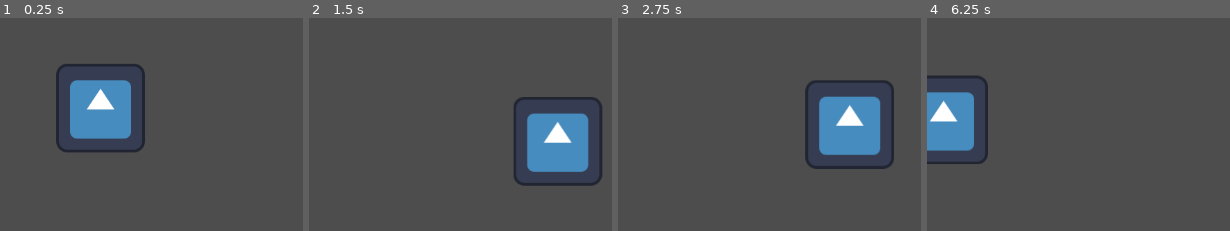
Above: before the commit, frames 1-4 (left to right).
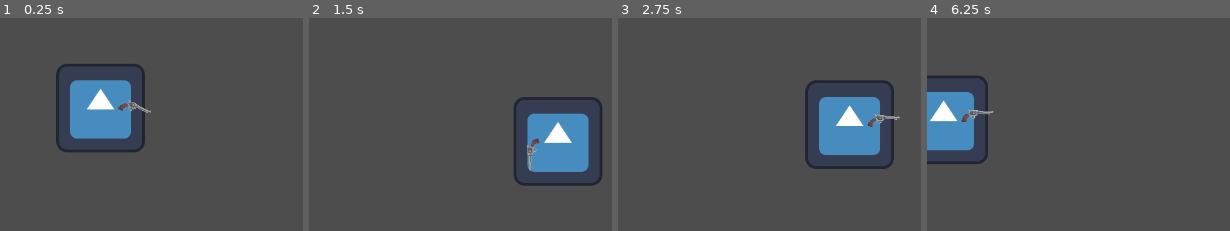
Above: after the commit, the same moments.

Repository: TBrush123/cooking-game
Game: Godot game, scene res://Test/node.tscn
Two runs of this game, one before a commit and one after it. Both use one fixed random seed, a clock stepped at 60 frames per second and the inputs below. Before the commit the project has no main scene; this scene is started directly in both runs. The engine's default icon, where the game draws it, is replaced by a stand-in: a white triangle on a blue panel in a dark square.
Inputs (mouse positions are in pixels of both pictures, inside the frame that each line leads up to):
- Up to frame 1 (0.25 s): no input
- Up to frame 2 (1.5 s): tap Enter at 0.5 s; move the mouse to (outside the picture) at 0.52 s; hold D (Right) 0.53-1.28 s; move the mouse to (outside the picture) at 1.27 s; hold S (Down) from 1.28 s (still down)
- Up to frame 3 (2.75 s): move the mouse to (outside the picture) at 2.02 s; release S (Down) at 2.03 s; hold D (Right) from 2.03 s (still down)
- Up to frame 4 (6.25 s): move the mouse to (outside the picture) at 2.77 s; release D (Right) at 2.78 s; hold W (Up) 2.78-3.53 s; move the mouse to (outside the picture) at 3.52 s; hold A (Left) 3.53-5.03 s; tap Space at 4.25, 5.75 s; move the mouse to (1087, 175) at 4.27 s; tap Enter at 5 s; move the mouse to (outside the picture) at 5.02 s; hold S (Down) 5.03-5.78 s; move the mouse to (1205, 130) at 5.77 s; hold D (Right) from 5.78 s (still down)

The runs differ from the first frame. In frame 1, 0.2% of the frame differs, in the area x 38-50%, y 38-45%; in frame 2, 0.3%; in frame 3, 0.4%; in frame 4, 0.4%, in the area x 0-23%, y 34-63%.

Commit message:
Made the gun rotation

Diff:
--- a/Player/player.gd
+++ b/Player/player.gd
@@ -1,7 +1,4 @@
-extends CharacterBody2D
-
-var speed: float = 300.0
-var knockback: Vector2 = Vector2.ZERO
+extends entity
 
 func take_input() -> Vector2:
 	var direction = Vector2.ZERO
@@ -20,7 +17,7 @@
 func _process(_delta: float) -> void:
 	var direction = take_input()
 
-	velocity = direction * speed + knockback
-	knockback = lerp(knockback, Vector2.ZERO, 0.1)
+	self.velocity = direction * speed + knockback
+	self.knockback = lerp(knockback, Vector2.ZERO, 0.1)
 
 	move_and_slide()
--- a/Player/player.tscn
+++ b/Player/player.tscn
@@ -1,7 +1,8 @@
-[gd_scene load_steps=4 format=3 uid="uid://dqu40ll7fjkb3"]
+[gd_scene load_steps=5 format=3 uid="uid://dqu40ll7fjkb3"]
 
 [ext_resource type="Script" uid="uid://bm7dc0jag5tgv" path="res://Player/player.gd" id="1_4ntmi"]
 [ext_resource type="Texture2D" uid="uid://doecmd43424q4" path="res://icon.svg" id="1_l8h54"]
+[ext_resource type="PackedScene" uid="uid://ba2c5qtwdgnbw" path="res://Weapons/weapon.tscn" id="3_btcbx"]
 
 [sub_resource type="RectangleShape2D" id="RectangleShape2D_4ntmi"]
 size = Vector2(130, 132)
@@ -14,3 +15,5 @@
 
 [node name="CollisionShape2D" type="CollisionShape2D" parent="."]
 shape = SubResource("RectangleShape2D_4ntmi")
+
+[node name="Weapon" parent="." instance=ExtResource("3_btcbx")]
--- /dev/null
+++ b/Scripts/entity.gd
@@ -0,0 +1,12 @@
+extends CharacterBody2D
+class_name entity
+
+var health: float = 100.0
+var speed: float = 300.0
+var attack: float = 7.0
+var knockback: Vector2 = Vector2.ZERO
+
+func take_damage(amount):
+    health -= amount
+    if health <= 0:
+        print("%s is kinda dead" % self.name)
--- a/Test/area_2d.gd
+++ b/Test/area_2d.gd
@@ -1,8 +1,11 @@
 extends Area2D
 
 var knockback_strength: float = 1000.0
+var attack: float = 12
 
 func _on_body_entered(body:Node2D) -> void:
     if body.name == "Player":
         var direction = global_position.direction_to(body.global_position)
         body.knockback = direction * knockback_strength
+        body.take_damage(attack)
+        print(body.health)
--- /dev/null
+++ b/Weapons/weapon.gd
@@ -0,0 +1,23 @@
+extends Node2D
+@onready var weapon_sprite: AnimatedSprite2D = $WeaponPivot/WeaponSprite
+@onready var weapon_pivot: Node2D = $WeaponPivot
+
+var offset_amount: float = 30.0
+var offset: float = 30.0
+
+var player: CharacterBody2D
+
+func _ready() -> void:
+	player = get_parent()
+
+func _process(_delta: float):
+	var mouse_pos = get_global_mouse_position()
+	look_at(mouse_pos)
+
+	if mouse_pos.x < player.global_position.x:
+		scale.y = -1
+		offset = -offset_amount
+	else:
+		scale.y = +1
+		offset = +offset_amount
+	position.x = offset
--- /dev/null
+++ b/Weapons/weapon.tscn
@@ -0,0 +1,95 @@
+[gd_scene load_steps=14 format=3 uid="uid://ba2c5qtwdgnbw"]
+
+[ext_resource type="Script" uid="uid://7lccraj1n61a" path="res://Weapons/weapon.gd" id="1_0jw1c"]
+[ext_resource type="Texture2D" uid="uid://y7ib501st75n" path="res://Weapons/Assets/[SHOOT WITH MUZZLE FLASH] Revolver - Colt 45.png" id="1_rphr7"]
+
+[sub_resource type="AtlasTexture" id="AtlasTexture_0jw1c"]
+atlas = ExtResource("1_rphr7")
+region = Rect2(0, 0, 64, 32)
+
+[sub_resource type="AtlasTexture" id="AtlasTexture_2ue5o"]
+atlas = ExtResource("1_rphr7")
+region = Rect2(64, 0, 64, 32)
+
+[sub_resource type="AtlasTexture" id="AtlasTexture_g6cf3"]
+atlas = ExtResource("1_rphr7")
+region = Rect2(128, 0, 64, 32)
+
+[sub_resource type="AtlasTexture" id="AtlasTexture_iakxr"]
+atlas = ExtResource("1_rphr7")
+region = Rect2(192, 0, 64, 32)
+
+[sub_resource type="AtlasTexture" id="AtlasTexture_qm7ci"]
+atlas = ExtResource("1_rphr7")
+region = Rect2(256, 0, 64, 32)
+
+[sub_resource type="AtlasTexture" id="AtlasTexture_2rxqg"]
+atlas = ExtResource("1_rphr7")
+region = Rect2(320, 0, 64, 32)
+
+[sub_resource type="AtlasTexture" id="AtlasTexture_oa34q"]
+atlas = ExtResource("1_rphr7")
+region = Rect2(384, 0, 64, 32)
+
+[sub_resource type="AtlasTexture" id="AtlasTexture_dp8ke"]
+atlas = ExtResource("1_rphr7")
+region = Rect2(448, 0, 64, 32)
+
+[sub_resource type="AtlasTexture" id="AtlasTexture_8fpg8"]
+atlas = ExtResource("1_rphr7")
+region = Rect2(512, 0, 64, 32)
+
+[sub_resource type="AtlasTexture" id="AtlasTexture_ys5cw"]
+atlas = ExtResource("1_rphr7")
+region = Rect2(576, 0, 64, 32)
+
+[sub_resource type="SpriteFrames" id="SpriteFrames_f62qm"]
+animations = [{
+"frames": [{
+"duration": 1.0,
+"texture": SubResource("AtlasTexture_0jw1c")
+}, {
+"duration": 1.0,
+"texture": SubResource("AtlasTexture_2ue5o")
+}, {
+"duration": 1.0,
+"texture": SubResource("AtlasTexture_g6cf3")
+}, {
+"duration": 1.0,
+"texture": SubResource("AtlasTexture_iakxr")
+}, {
+"duration": 1.0,
+"texture": SubResource("AtlasTexture_qm7ci")
+}, {
+"duration": 1.0,
+"texture": SubResource("AtlasTexture_2rxqg")
+}, {
+"duration": 1.0,
+"texture": SubResource("AtlasTexture_oa34q")
+}, {
+"duration": 1.0,
+"texture": SubResource("AtlasTexture_dp8ke")
+}, {
+"duration": 1.0,
+"texture": SubResource("AtlasTexture_8fpg8")
+}, {
+"duration": 1.0,
+"texture": SubResource("AtlasTexture_ys5cw")
+}],
+"loop": false,
+"name": &"default",
+"speed": 24.0
+}]
+
+[node name="Weapon" type="Node2D"]
+script = ExtResource("1_0jw1c")
+
+[node name="WeaponPivot" type="Node2D" parent="."]
+position = Vector2(26, -10)
+
+[node name="WeaponSprite" type="AnimatedSprite2D" parent="WeaponPivot"]
+position = Vector2(-26, 11)
+sprite_frames = SubResource("SpriteFrames_f62qm")
+frame = 9
+frame_progress = 1.0
+offset = Vector2(26, -11)
--- a/project.godot
+++ b/project.godot
@@ -10,7 +10,8 @@
 
 [application]
 
-config/name="Cooking with Aiym"
+config/name="Cooking Game"
+run/main_scene="uid://cjmo31kiys2bq"
 config/features=PackedStringArray("4.4", "Forward Plus")
 config/icon="res://icon.svg"
 
@@ -42,3 +43,7 @@
 "events": [Object(InputEventKey,"resource_local_to_scene":false,"resource_name":"","device":-1,"window_id":0,"alt_press …(192 unchanged characters)…
 ]
 }
+
+[rendering]
+
+textures/canvas_textures/default_texture_filter=0
Not shown, added: Scripts/entity.gd.uid
Binary file added: Weapons/Assets/[SHOOT WITH MUZZLE FLASH] Revolver - Colt 45.png
Not shown, added: Weapons/Assets/[SHOOT WITH MUZZLE FLASH] Revolver - Colt 45.png.import
Not shown, added: Weapons/weapon.gd.uid
